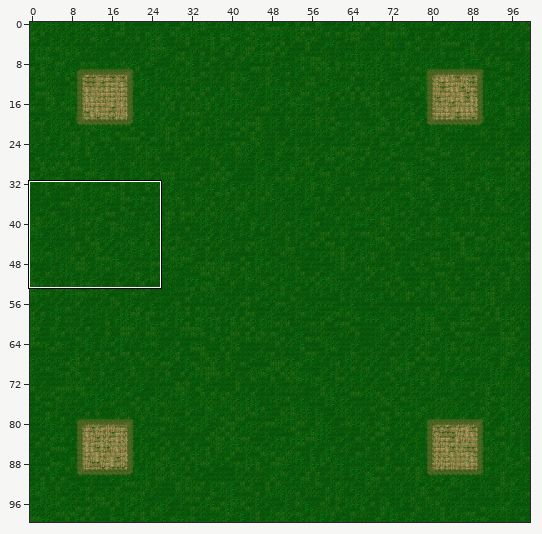
Two versions of a level (Tiled map, src/map.tmx). The first picture is a wide view before the edit; the outline marks the close-up.
Close-up. First the earlier version:
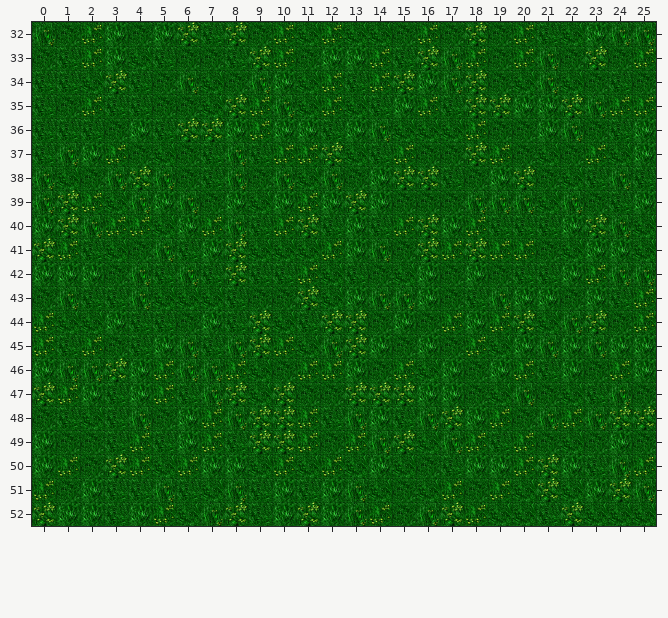
Cells are 64x64 px. Shown: x 0..25, y 32..52. The commit also changed other parts of the map, which this record leaves out.
And afterwards:
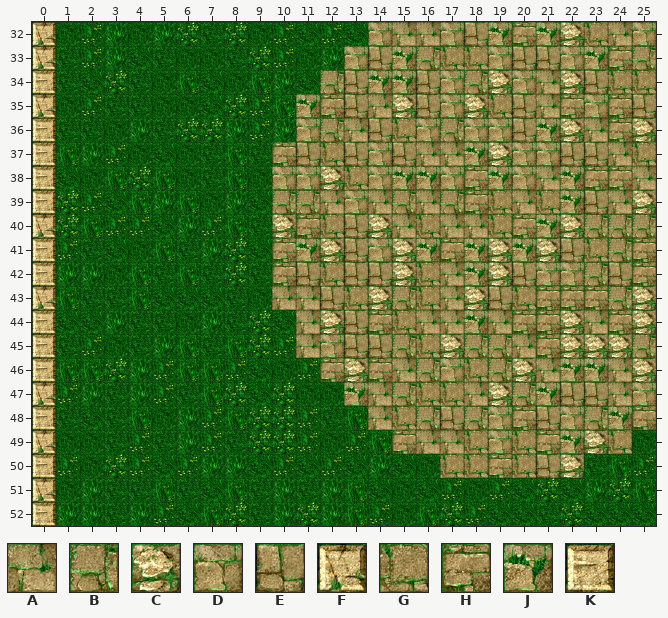
Key: from "Ruins_LargeBricks": A 0, B 4, C 7, D 12, E 20, F 22, G 27, H 28, J 29, K 30.
_ is an empty cell, . an unchanged one.
Tiles of an added or newly shown layer are drawn over the layers below it.
From old to new:
--- layer "Copy of boundary" (added)
@@ x 0..0 @@
-32 _
-33 _
-34 _
-35 _
-36 _
-37 _
-38 _
-39 _
-40 _
-41 _
-42 _
-43 _
-44 _
-45 _
-46 _
-47 _
-48 _
-49 _
-50 _
-51 _
-52 _
+32 F
+33 F
+34 K
+35 F
+36 K
+37 K
+38 K
+39 K
+40 F
+41 K
+42 K
+43 F
+44 K
+45 K
+46 K
+47 F
+48 K
+49 F
+50 K
+51 F
+52 K
--- layer "monter" (added)
@@ x 10..25 @@
-32 ....____________
-33 ..._____________
-34 ..______________
-35 ._______________
-36 ._______________
-37 ________________
-38 ________________
-39 ________________
-40 ________________
-41 ________________
-42 ________________
-43 ________________
-44 ._______________
-45 ._______________
-46 ..______________
-47 ..._____________
-48 ....____________
-49 .....__________.
-50 .......______...
+32 ....DAADEJHJCGAD
+33 ...DEJBGGDEEDJHB
+34 ..BEJJEDBCDACEGG
+35 .JHEACEDCGEAHDHE
+36 .DBAEGDBDDEJCAHC
+37 HEGEDEAAJCDDEEAG
+38 DDCGDJJDHJDAJHHA
+39 BBADABABHGAGJEAC
+40 CHGECAGAAGHJCBBB
+41 HJCEDCJHJCJCEGBH
+42 HEGEECGAJCEDDBEH
+43 AAEGCBGACEGHHHBC
+44 .ACEHGAAJAHHCAHC
+45 .ADEEBGCBBAHCCCB
+46 ..HCHABDGBCAJJAC
+47 ...JABGGACBJEEAD
+48 ....AGBEBDHEDBJH
+49 .....HAAGDGHJCG.
+50 .......GGHGEC...
Where, in picture pixels (left, top, right, bottom), the same in both close-ups:
added: (32, 22, 56, 526)
added: (272, 22, 656, 478)
